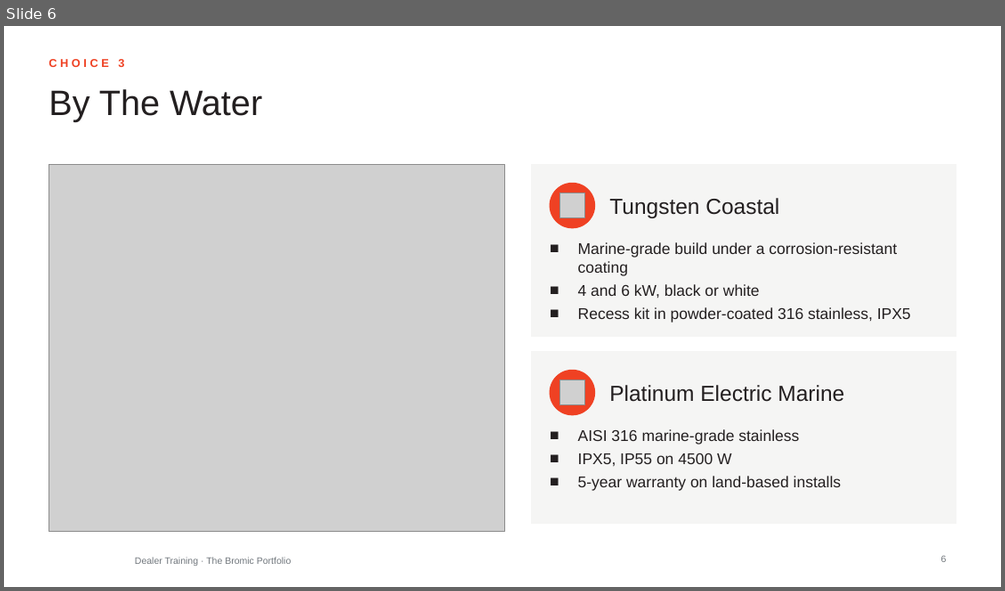
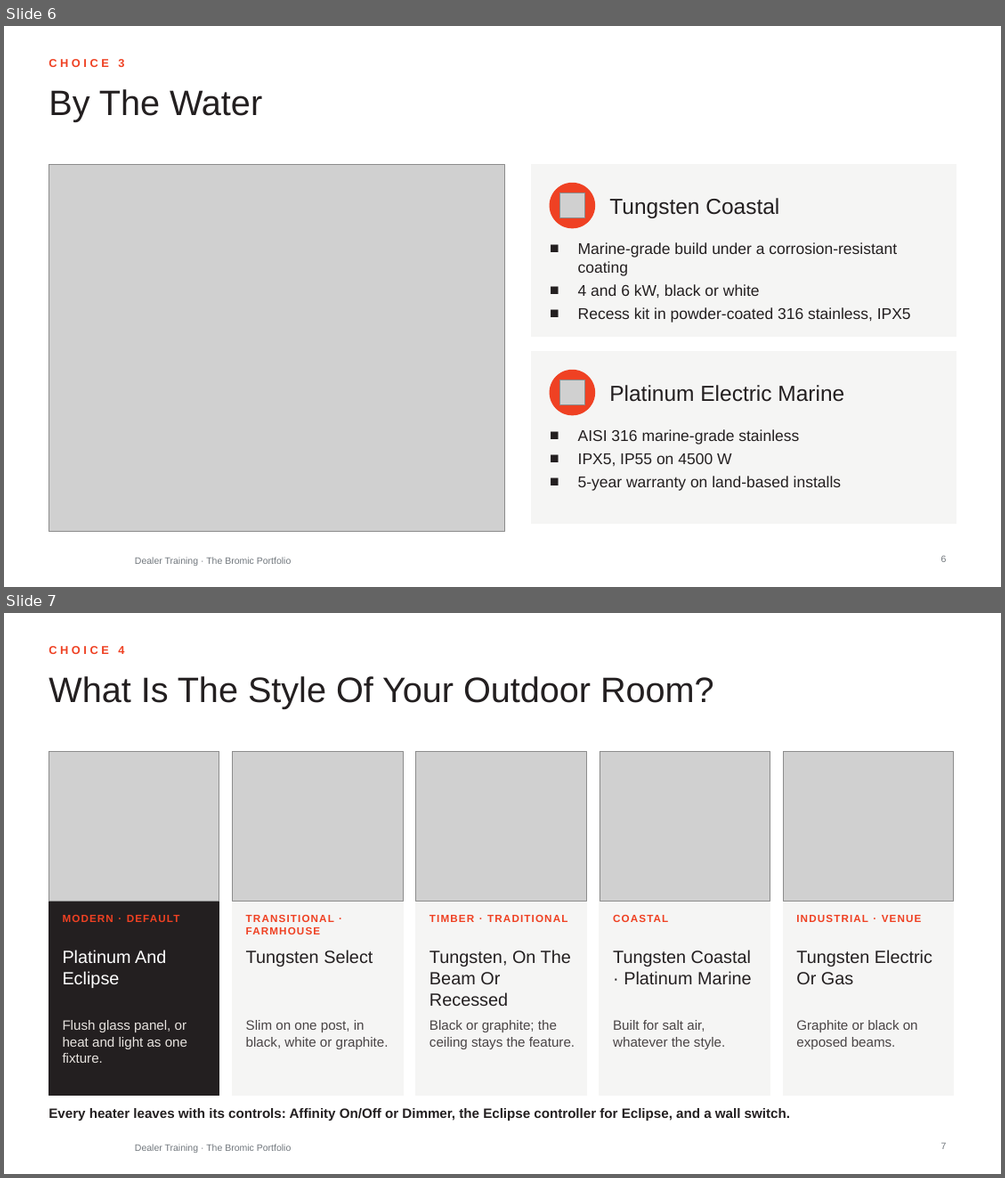
Before and after one commit to aayuvis/Bromic_Marketing, a slide deck: decks/training/out/Bromic-Dealer-Bromic-Portfolio.pptx. Shown one above the other, each under a label of ours: slide 6 before the commit, slides 6 and 7 after it. The pictures are 1005x591 and 1005x1178 pixels, drawn with LibreOffice and Linux fonts; fonts in the diff are those of the drawing; grey boxes stand for pictures; background and template pictures are left out. Boxes give left, top, right and bottom in pixels: in the first picture for what was removed or moved away, otherwise in the second. Text is boxed around its words. In the diff, an @@ line names an element or a change of style, - is before the commit and + after.

```diff
--- a/decks/training/out/Bromic-Dealer-Bromic-Portfolio.pptx
+++ b/decks/training/out/Bromic-Dealer-Bromic-Portfolio.pptx
@@ slide 7 added at (4,613,1001,1174), background #FFFFFF; not listed: 1 template element that a slide beside it also shows @@
@@ text added at (48,646,124,654), 11 pt, text #EF4123, bold @@
+CHOICE 4
@@ title added at (48,676,714,708), 34 pt, text #231F20 @@
+What Is The Style Of Your Outdoor Room?
@@ rectangle added at (48,751,219,1095), fill #231F20, outline #231F20 1 pt @@
@@ picture added at (48,751,219,900) @@
@@ rectangle added at (233,751,404,1095), fill #F5F5F4, outline #F5F5F4 1 pt @@
@@ picture added at (233,751,404,900) @@
@@ rectangle added at (416,751,587,1095), fill #F5F5F4, outline #F5F5F4 1 pt @@
@@ picture added at (416,751,587,900) @@
@@ rectangle added at (599,751,769,1095), fill #F5F5F4, outline #F5F5F4 1 pt @@
@@ picture added at (599,751,769,900) @@
@@ rectangle added at (783,751,954,1095), fill #F5F5F4, outline #F5F5F4 1 pt @@
@@ picture added at (783,751,954,900) @@
@@ text added at (63,915,180,922), 10 pt, text #EF4123, bold @@
+MODERN · DEFAULT
@@ text added at (246,915,334,934), 10 pt, text #EF4123, bold @@
+TRANSITIONAL · FARMHOUSE
@@ text added at (429,915,567,922), 10 pt, text #EF4123, bold @@
+TIMBER · TRADITIONAL
@@ text added at (613,915,668,922), 10 pt, text #EF4123, bold @@
+COASTAL
@@ text added at (796,915,922,922), 10 pt, text #EF4123, bold @@
+INDUSTRIAL · VENUE
@@ text added at (63,949,166,988), 17 pt, text #FFFFFF @@
+Platinum And Eclipse
@@ text added at (246,949,372,966), 17 pt, text #231F20 @@
+Tungsten Select
@@ text added at (429,949,571,1005), 17 pt, text #231F20 @@
+Tungsten, On The Beam Or Recessed
@@ text added at (613,949,752,984), 17 pt, text #231F20 @@
+Tungsten Coastal · Platinum Marine
@@ text added at (796,949,932,984), 17 pt, text #231F20 @@
+Tungsten Electric Or Gas
@@ text added at (63,1020,187,1062), 13 pt, text #E6E2DE @@
+Flush glass panel, or heat and light as one fixture.
@@ text added at (246,1020,388,1049), 13 pt, text #4A4546 @@
+Slim on one post, in black, white or graphite.
@@ text added at (429,1020,574,1049), 13 pt, text #4A4546 @@
+Black or graphite; the ceiling stays the feature.
@@ text added at (613,1020,725,1049), 13 pt, text #4A4546 @@
+Built for salt air, whatever the style.
@@ text added at (796,1020,918,1049), 13 pt, text #4A4546 @@
+Graphite or black on exposed beams.
@@ text added at (48,1108,790,1120), 13 pt, text #231F20, bold @@
+Every heater leaves with its controls: Affinity On/Off or Dimmer, the Eclipse controller for Eclipse, and a wall switch.
@@ page number added at (941,1143,947,1149), 9 pt, text #71777D @@
+7
```
Also in this commit, not shown: 1 slide changed, 44 other files.
